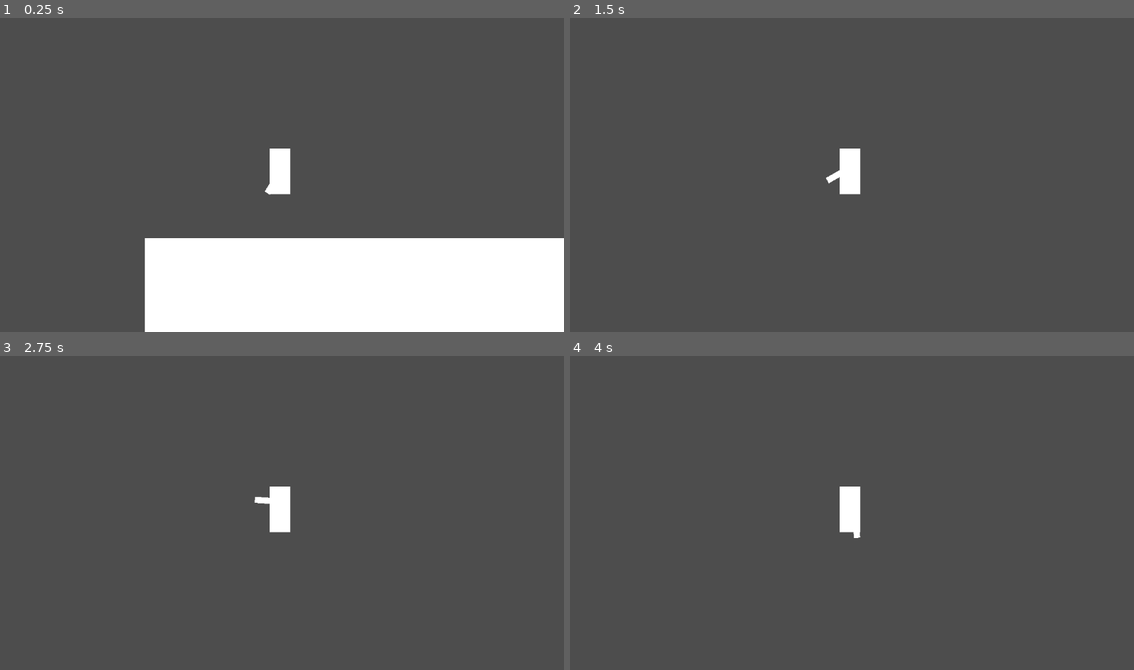
Above: before the commit, frames 1-4 (two rows, left to right).
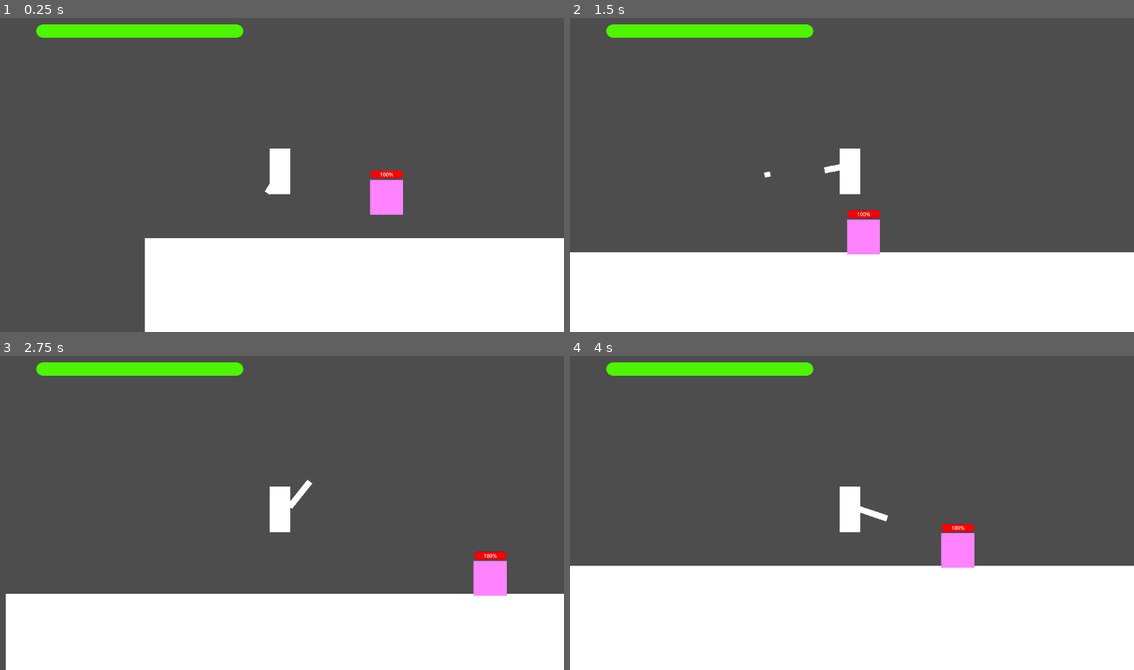
Above: after the commit, the same moments.

Repository: Afeef-ir/Campfire-game
Game: Godot game, scene res://node_2d.tscn
Same seed, same stepped clock (60 frames per second), same inputs: the game is played once before the commit and once after it.
Inputs (mouse positions are in pixels of both pictures, inside the frame that each line leads up to):
- Up to frame 1 (0.25 s): no input
- Up to frame 2 (1.5 s): move the mouse to (976, 159) at 0.52 s; hold Shift (sprint) 0.53-1.28 s; hold D (Right) from 0.53 s (still down); tap Space (Jump) at 0.77 s; move the mouse to (739, 190) at 1.27 s; click (739, 190) at 1.35 s
- Up to frame 3 (2.75 s): tap Space (Jump) at 1.52 s; tap Shift (sprint) at 1.55 s; move the mouse to (338, 440) at 2.02 s; release D (Right) at 2.03 s; hold A (Left) from 2.03 s (still down); hold Shift (sprint) from 2.03 s (still down)
- Up to frame 4 (4 s): move the mouse to (823, 575) at 2.77 s; release A (Left) at 2.78 s; release Shift (sprint) at 2.78 s; hold D (Right) from 2.78 s (still down); tap Shift (sprint) at 2.85 s; tap Space (Jump) at 3.02, 3.77 s; move the mouse to (1021, 560) at 3.52 s; hold Shift (sprint) from 3.53 s (still down); click (1021, 560) at 3.6 s

The runs differ from the first frame. In frame 1, 2.4% of the frame differs, in the area x 6-72%, y 2-63%; in frame 2, 28%; in frame 3, 27%; in frame 4, 36%, in the area x 0-100%, y 2-100%.

Commit message:
Added knockback and enmy health indicator and player health

Diff:
--- a/bullet.tscn
+++ b/bullet.tscn
@@ -5,7 +5,7 @@
 [sub_resource type="RectangleShape2D" id="RectangleShape2D_rtl8c"]
 size = Vector2(18, 16)
 
-[node name="Bullet" type="Node2D" unique_id=186892451]
+[node name="Bullet" type="Node2D" unique_id=186892451 groups=["Bullet"]]
 script = ExtResource("1_v7oki")
 
 [node name="ColorRect" type="ColorRect" parent="." unique_id=1916695335]
@@ -14,7 +14,7 @@
 offset_right = 17.0
 offset_bottom = 15.0
 
-[node name="Area2D" type="Area2D" parent="." unique_id=1584940362]
+[node name="Area2D" type="Area2D" parent="." unique_id=1584940362 groups=["Bullet"]]
 
 [node name="CollisionShape2D" type="CollisionShape2D" parent="Area2D" unique_id=107512654]
 position = Vector2(8, 7)
--- /dev/null
+++ b/character_body_2d.gd
@@ -0,0 +1,42 @@
+extends CharacterBody2D
+@onready var progress_bar: ProgressBar = $ProgressBar
+
+@export var start_pos : Vector2
+@export var end_pos : Vector2
+var health = 100
+const SPEED = 300.0
+const JUMP_VELOCITY = -400.0
+var go_forward : bool
+func _ready() -> void:
+	go_forward = true
+func _physics_process(delta: float) -> void:
+	print(health)
+	progress_bar.value = health
+	var end_diff = end_pos.x- global_position.x
+	var start_diff = start_pos.x - global_position.x
+	if go_forward == true:
+		velocity.x = SPEED
+	if abs(end_diff) <10:
+		go_forward = false
+	if abs(start_diff)<10:
+		go_forward = true
+	if go_forward == false:
+		velocity.x = -SPEED
+
+	if not is_on_floor():
+		velocity += get_gravity() * delta
+	if health<=0:
+		queue_free()
+	move_and_slide()
+
+
+func _on_hurt_area_body_entered(body: Node2D) -> void:
+	if body.is_in_group("Player"):
+		body.health -= 40
+		body.apply_knockback(global_position)
+
+
+
+func _on_hurt_area_area_entered(area: Area2D) -> void:
+	if area.is_in_group("Bullet"):
+		health -=40
--- /dev/null
+++ b/enemy.tscn
@@ -0,0 +1,53 @@
+[gd_scene format=3 uid="uid://dxna8v8y0dhdi"]
+
+[ext_resource type="Script" uid="uid://xs04lpvvb6go" path="res://character_body_2d.gd" id="1_7k104"]
+
+[sub_resource type="RectangleShape2D" id="RectangleShape2D_4gyqm"]
+size = Vector2(102, 108)
+
+[sub_resource type="RectangleShape2D" id="RectangleShape2D_qi2p4"]
+size = Vector2(166, 132)
+
+[sub_resource type="StyleBoxFlat" id="StyleBoxFlat_7k104"]
+bg_color = Color(0.004019165, 0, 0, 1)
+corner_radius_top_left = 40
+corner_radius_top_right = 40
+corner_radius_bottom_right = 40
+corner_radius_bottom_left = 40
+
+[sub_resource type="StyleBoxFlat" id="StyleBoxFlat_4gyqm"]
+bg_color = Color(1, 0, 0, 1)
+corner_radius_top_left = 40
+corner_radius_top_right = 40
+corner_radius_bottom_right = 40
+corner_radius_bottom_left = 40
+
+[node name="Enemy" type="CharacterBody2D" unique_id=201048923 groups=["Enemy"]]
+script = ExtResource("1_7k104")
+
+[node name="ColorRect" type="ColorRect" parent="." unique_id=1185631056]
+offset_right = 102.0
+offset_bottom = 108.0
+color = Color(1, 0.5137255, 1, 1)
+
+[node name="MainCol" type="CollisionShape2D" parent="." unique_id=1381310732]
+position = Vector2(51, 54)
+shape = SubResource("RectangleShape2D_4gyqm")
+
+[node name="HurtArea" type="Area2D" parent="." unique_id=1662766680]
+
+[node name="HurtCol" type="CollisionShape2D" parent="HurtArea" unique_id=132820315]
+position = Vector2(43, 56)
+shape = SubResource("RectangleShape2D_qi2p4")
+
+[node name="ProgressBar" type="ProgressBar" parent="." unique_id=1053341443]
+offset_left = 1.0
+offset_top = -28.0
+offset_right = 103.0
+offset_bottom = -5.0
+theme_override_styles/background = SubResource("StyleBoxFlat_7k104")
+theme_override_styles/fill = SubResource("StyleBoxFlat_4gyqm")
+value = 28.12
+
+[connection signal="area_entered" from="HurtArea" to="." method="_on_hurt_area_area_entered"]
+[connection signal="body_entered" from="HurtArea" to="." method="_on_hurt_area_body_entered"]
--- a/node_2d.tscn
+++ b/node_2d.tscn
@@ -1,9 +1,10 @@
 [gd_scene format=3 uid="uid://chdpr0htk5f1j"]
 
 [ext_resource type="PackedScene" uid="uid://r1lfrw2x34u4" path="res://player.tscn" id="1_wtcfe"]
+[ext_resource type="PackedScene" uid="uid://dxna8v8y0dhdi" path="res://enemy.tscn" id="2_0e48y"]
 
 [sub_resource type="RectangleShape2D" id="RectangleShape2D_0e48y"]
-size = Vector2(1061, 516)
+size = Vector2(1061, 502.98386)
 
 [node name="Main" type="Node2D" unique_id=376366652]
 
@@ -25,5 +26,10 @@
 offset_bottom = 836.0
 
 [node name="CollisionShape2D" type="CollisionShape2D" parent="StaticBody2D" unique_id=1037671074]
-position = Vector2(537, 594)
+position = Vector2(520.71204, 590.57935)
 shape = SubResource("RectangleShape2D_0e48y")
+
+[node name="Enemy" parent="." unique_id=201048923 instance=ExtResource("2_0e48y")]
+position = Vector2(634, 201)
+start_pos = Vector2(420, 204)
+end_pos = Vector2(2055, 204)
--- a/player.gd
+++ b/player.gd
@@ -1,13 +1,19 @@
 extends CharacterBody2D
 
+@onready var progress_bar: ProgressBar = $CanvasLayer/Control/ProgressBar
 
 const SPEED = 500.0
 const JUMP_VELOCITY = -600.0
+const KNOCKBACK_TIME = 0.25
+
 var jumps_left = 2
 var bullet = preload("res://bullet.tscn")
+var health = 100
+var knockback_force = Vector2.ZERO
+
 func _physics_process(delta: float) -> void:
-	print(jumps_left)
 	# Add the gravity.
+	progress_bar.value = health
 	if not is_on_floor():
 		velocity += get_gravity() * delta
 
@@ -20,15 +26,24 @@
 	if is_on_floor():
 		jumps_left = 1
 
-		#hehe
 	var direction := Input.get_axis("Left", "Right")
 
 	if direction:
 		if Input.is_action_pressed("sprint"):
-			velocity = 1.1 * velocity
+			velocity.x = direction * SPEED * 1.5
 		else:
 			velocity.x = direction * SPEED
 	else:
 		velocity.x = move_toward(velocity.x, 0, SPEED)
 
+
+	if health <1:
+		get_tree().reload_current_scene()
 	move_and_slide()
+
+func apply_knockback(from_position: Vector2, strength: float = 5000, upward: float = -600) -> void:
+	var dir = (global_position - from_position).normalized()
+	print(dir)
+	knockback_force = Vector2(dir.x * strength, upward)
+	set_deferred("velocity", knockback_force)
+	print("Knockback from:", from_position, "to:", global_position)
--- a/player.tscn
+++ b/player.tscn
@@ -5,6 +5,20 @@
 
 [sub_resource type="RectangleShape2D" id="RectangleShape2D_onrkg"]
 size = Vector2(62, 142)
+
+[sub_resource type="StyleBoxFlat" id="StyleBoxFlat_onrkg"]
+bg_color = Color(0.0333282, 0.023095287, 0.027655536, 1)
+corner_radius_top_left = 40
+corner_radius_top_right = 40
+corner_radius_bottom_right = 40
+corner_radius_bottom_left = 40
+
+[sub_resource type="StyleBoxFlat" id="StyleBoxFlat_i3pqv"]
+bg_color = Color(0.3019608, 0.9607843, 0, 1)
+corner_radius_top_left = 40
+corner_radius_top_right = 40
+corner_radius_bottom_right = 40
+corner_radius_bottom_left = 40
 
 [node name="Player" type="CharacterBody2D" unique_id=1662780037 groups=["Player"]]
 script = ExtResource("1_4flbx")
@@ -22,3 +36,25 @@
 
 [node name="Gun" parent="." unique_id=27980014 instance=ExtResource("2_onrkg")]
 position = Vector2(54, 57)
+
+[node name="CanvasLayer" type="CanvasLayer" parent="." unique_id=202472277]
+
+[node name="Control" type="Control" parent="CanvasLayer" unique_id=1061841411]
+layout_mode = 3
+anchors_preset = 0
+offset_right = 40.0
+offset_bottom = 40.0
+
+[node name="ProgressBar" type="ProgressBar" parent="CanvasLayer/Control" unique_id=2095219559]
+layout_mode = 0
+offset_left = 74.0
+offset_top = 19.0
+offset_right = 497.0
+offset_bottom = 46.0
+theme_override_colors/font_color = Color(0.9490196, 0.2901961, 0.9490196, 1)
+theme_override_colors/font_outline_color = Color(0, 0, 0.7529412, 1)
+theme_override_styles/background = SubResource("StyleBoxFlat_onrkg")
+theme_override_styles/fill = SubResource("StyleBoxFlat_i3pqv")
+min_value = -0.375
+value = 45.425
+show_percentage = false
--- a/project.godot
+++ b/project.godot
@@ -18,6 +18,8 @@
 [global_group]
 
 Player=""
+Enemy=""
+Bullet=""
 
 [input]
 
Not shown, added: character_body_2d.gd.uid
